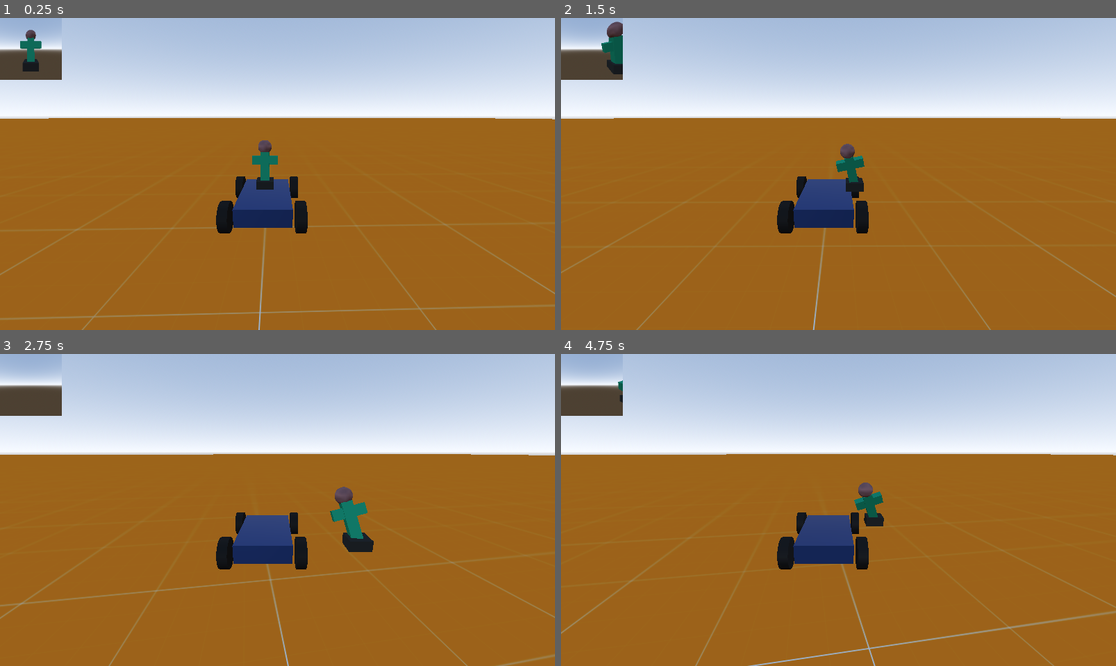
Above: before the commit, frames 1-4 (two rows, left to right).
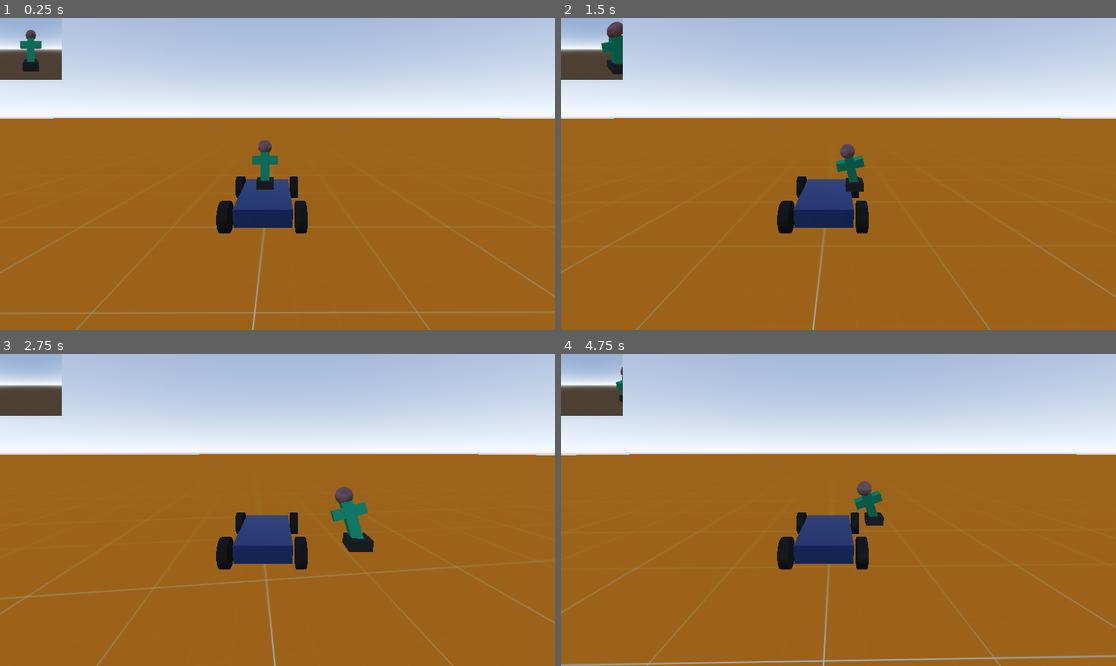
Above: after the commit, the same moments.

Repository: Griiimon/Stand-On-Car
Game: Godot game, scene res://level.tscn
The game is run twice, just before and just after one commit, with the same random seed, the same clock (stepped at 60 frames per second) and the same inputs.
Inputs:
- Up to frame 1 (0.25 s): no input
- Up to frame 2 (1.5 s): hold Right (ui_right) 0.53-1.28 s; hold Down (ui_down) from 1.28 s (still down)
- Up to frame 3 (2.75 s): release Down (ui_down) at 2.03 s; hold Right (ui_right) from 2.03 s (still down)
- Up to frame 4 (4.75 s): release Right (ui_right) at 2.78 s; hold Up (ui_up) 2.78-3.53 s; hold Left (ui_left) from 3.53 s (still down)

The runs differ from the first frame. In frame 1, 1.8% of the frame differs, in the area x 0-100%, y 5-100%; in frame 2, 0.1%; in frame 3, 1.5%; in frame 4, 1.9%, in the area x 0-100%, y 4-100%.

Commit message:
Fix car collision shape size

Diff:
--- a/car.tscn
+++ b/car.tscn
@@ -3,6 +3,7 @@
 [ext_resource type="Script" uid="uid://dasla72x23yms" path="res://car.gd" id="1_7822p"]
 
 [sub_resource type="BoxShape3D" id="BoxShape3D_vonw3"]
+size = Vector3(3, 1, 5)
 
 [sub_resource type="StandardMaterial3D" id="StandardMaterial3D_7822p"]
 albedo_color = Color(0.16077456, 0.2827044, 0.5743043, 1)
